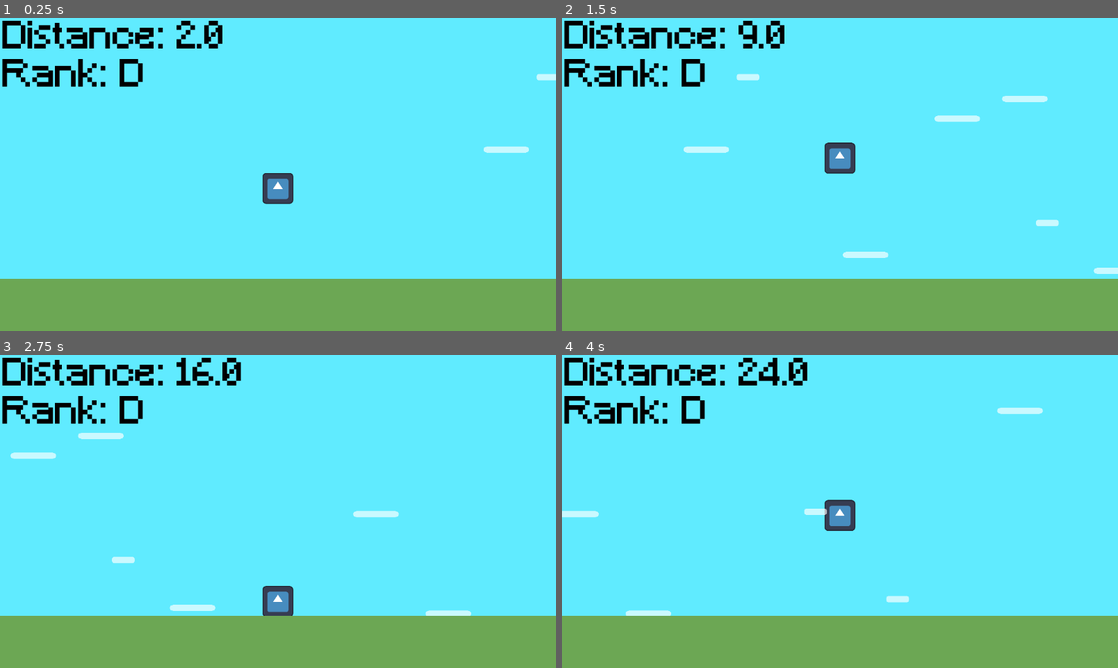
Above: before the commit, frames 1-4 (two rows, left to right).
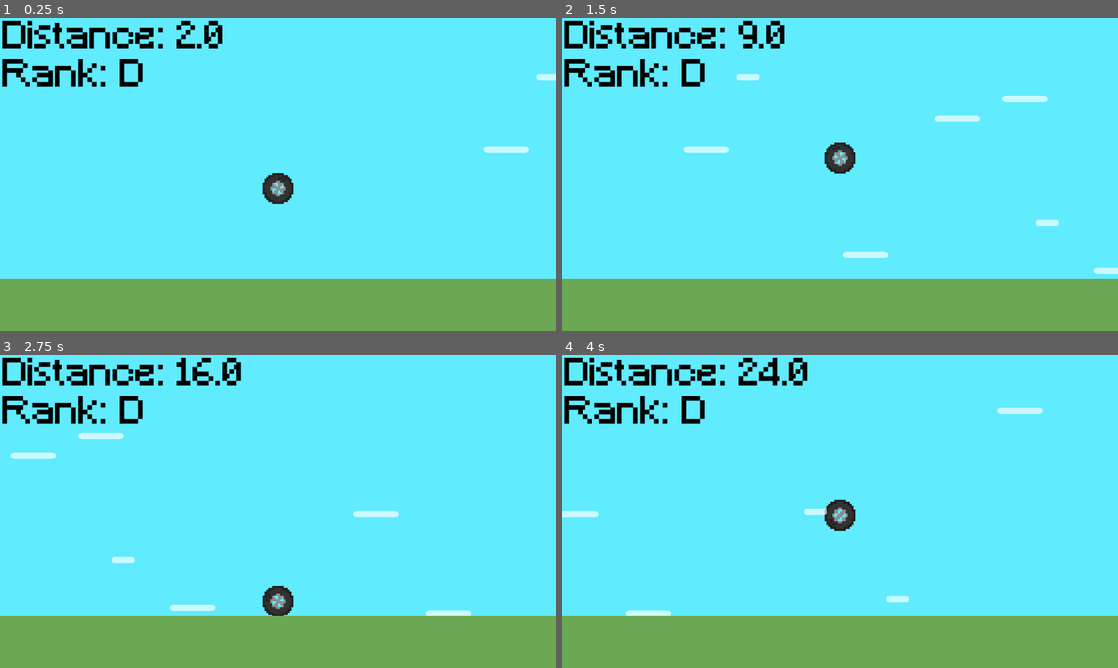
Above: after the commit, the same moments.

Repository: MrLogistick/rolled
Game: Godot game, scene res://Scenes/hamish_scene.tscn
Two runs of this game, one before a commit and one after it. Both use one fixed random seed, a clock stepped at 60 frames per second and the inputs below. The engine's default icon, where the game draws it, is replaced by a stand-in: a white triangle on a blue panel in a dark square.
Inputs:
- Up to frame 1 (0.25 s): no input
- Up to frame 2 (1.5 s): tap Space (Jump) at 0.77 s
- Up to frame 3 (2.75 s): tap Space (Jump) at 1.52 s
- Up to frame 4 (4 s): tap Space (Jump) at 3.02, 3.77 s

The runs differ from the first frame. In frame 1, 0.5% of the frame differs, in the area x 47-53%, y 49-60%; in frame 2, 0.5%; in frame 3, 0.5%; in frame 4, 0.5%, in the area x 47-53%, y 46-57%.

Commit message:
PlayerChange

Diff:
--- a/Scenes/player.tscn
+++ b/Scenes/player.tscn
@@ -1,7 +1,127 @@
-[gd_scene load_steps=4 format=3 uid="uid://b7einx7u6fg2"]
+[gd_scene load_steps=21 format=3 uid="uid://b7einx7u6fg2"]
 
 [ext_resource type="Script" uid="uid://cxk65jkaj7eey" path="res://Scripts/Player.gd" id="1_cvnsp"]
-[ext_resource type="Texture2D" uid="uid://dcd0jptj7gbus" path="res://icon.svg" id="1_v0iea"]
+[ext_resource type="Texture2D" uid="uid://b8i012i68xgay" path="res://Sprites/WheelSprite.png" id="2_cvnsp"]
+
+[sub_resource type="AtlasTexture" id="AtlasTexture_6t5aa"]
+atlas = ExtResource("2_cvnsp")
+region = Rect2(0, 0, 16, 16)
+
+[sub_resource type="AtlasTexture" id="AtlasTexture_vgqql"]
+atlas = ExtResource("2_cvnsp")
+region = Rect2(16, 0, 16, 16)
+
+[sub_resource type="AtlasTexture" id="AtlasTexture_fkybt"]
+atlas = ExtResource("2_cvnsp")
+region = Rect2(32, 0, 16, 16)
+
+[sub_resource type="AtlasTexture" id="AtlasTexture_x3wgy"]
+atlas = ExtResource("2_cvnsp")
+region = Rect2(48, 0, 16, 16)
+
+[sub_resource type="AtlasTexture" id="AtlasTexture_3smsa"]
+atlas = ExtResource("2_cvnsp")
+region = Rect2(64, 0, 16, 16)
+
+[sub_resource type="AtlasTexture" id="AtlasTexture_8erm5"]
+atlas = ExtResource("2_cvnsp")
+region = Rect2(80, 0, 16, 16)
+
+[sub_resource type="AtlasTexture" id="AtlasTexture_f1ek2"]
+atlas = ExtResource("2_cvnsp")
+region = Rect2(96, 0, 16, 16)
+
+[sub_resource type="AtlasTexture" id="AtlasTexture_tx1dd"]
+atlas = ExtResource("2_cvnsp")
+region = Rect2(112, 0, 16, 16)
+
+[sub_resource type="AtlasTexture" id="AtlasTexture_gymyn"]
+atlas = ExtResource("2_cvnsp")
+region = Rect2(128, 0, 16, 16)
+
+[sub_resource type="AtlasTexture" id="AtlasTexture_pu2lt"]
+atlas = ExtResource("2_cvnsp")
+region = Rect2(144, 0, 16, 16)
+
+[sub_resource type="AtlasTexture" id="AtlasTexture_ukyrk"]
+atlas = ExtResource("2_cvnsp")
+region = Rect2(160, 0, 16, 16)
+
+[sub_resource type="AtlasTexture" id="AtlasTexture_7dp3o"]
+atlas = ExtResource("2_cvnsp")
+region = Rect2(176, 0, 16, 16)
+
+[sub_resource type="AtlasTexture" id="AtlasTexture_h4iuc"]
+atlas = ExtResource("2_cvnsp")
+region = Rect2(192, 0, 16, 16)
+
+[sub_resource type="AtlasTexture" id="AtlasTexture_fd4e3"]
+atlas = ExtResource("2_cvnsp")
+region = Rect2(208, 0, 16, 16)
+
+[sub_resource type="AtlasTexture" id="AtlasTexture_qqcod"]
+atlas = ExtResource("2_cvnsp")
+region = Rect2(224, 0, 16, 16)
+
+[sub_resource type="AtlasTexture" id="AtlasTexture_igrcy"]
+atlas = ExtResource("2_cvnsp")
+region = Rect2(240, 0, 16, 16)
+
+[sub_resource type="SpriteFrames" id="SpriteFrames_fs7ks"]
+animations = [{
+"frames": [{
+"duration": 1.0,
+"texture": SubResource("AtlasTexture_6t5aa")
+}, {
+"duration": 1.0,
+"texture": SubResource("AtlasTexture_vgqql")
+}, {
+"duration": 1.0,
+"texture": SubResource("AtlasTexture_fkybt")
+}, {
+"duration": 1.0,
+"texture": SubResource("AtlasTexture_x3wgy")
+}, {
+"duration": 1.0,
+"texture": SubResource("AtlasTexture_3smsa")
+}, {
+"duration": 1.0,
+"texture": SubResource("AtlasTexture_8erm5")
+}, {
+"duration": 1.0,
+"texture": SubResource("AtlasTexture_f1ek2")
+}, {
+"duration": 1.0,
+"texture": SubResource("AtlasTexture_tx1dd")
+}, {
+"duration": 1.0,
+"texture": SubResource("AtlasTexture_gymyn")
+}, {
+"duration": 1.0,
+"texture": SubResource("AtlasTexture_pu2lt")
+}, {
+"duration": 1.0,
+"texture": SubResource("AtlasTexture_ukyrk")
+}, {
+"duration": 1.0,
+"texture": SubResource("AtlasTexture_7dp3o")
+}, {
+"duration": 1.0,
+"texture": SubResource("AtlasTexture_h4iuc")
+}, {
+"duration": 1.0,
+"texture": SubResource("AtlasTexture_fd4e3")
+}, {
+"duration": 1.0,
+"texture": SubResource("AtlasTexture_qqcod")
+}, {
+"duration": 1.0,
+"texture": SubResource("AtlasTexture_igrcy")
+}],
+"loop": true,
+"name": &"default",
+"speed": 11.0
+}]
 
 [sub_resource type="RectangleShape2D" id="RectangleShape2D_cvnsp"]
 size = Vector2(128, 130)
@@ -9,9 +129,12 @@
 [node name="Player" type="CharacterBody2D"]
 script = ExtResource("1_cvnsp")
 
-[node name="Sprite2D" type="Sprite2D" parent="."]
+[node name="Sprite2D" type="AnimatedSprite2D" parent="."]
 texture_filter = 1
-texture = ExtResource("1_v0iea")
+scale = Vector2(8, 8)
+sprite_frames = SubResource("SpriteFrames_fs7ks")
+autoplay = "default"
+frame_progress = 0.94091874
 
 [node name="CollisionShape2D" type="CollisionShape2D" parent="."]
 shape = SubResource("RectangleShape2D_cvnsp")
Not shown, changed: Sprites/WheelSprite.png.import
